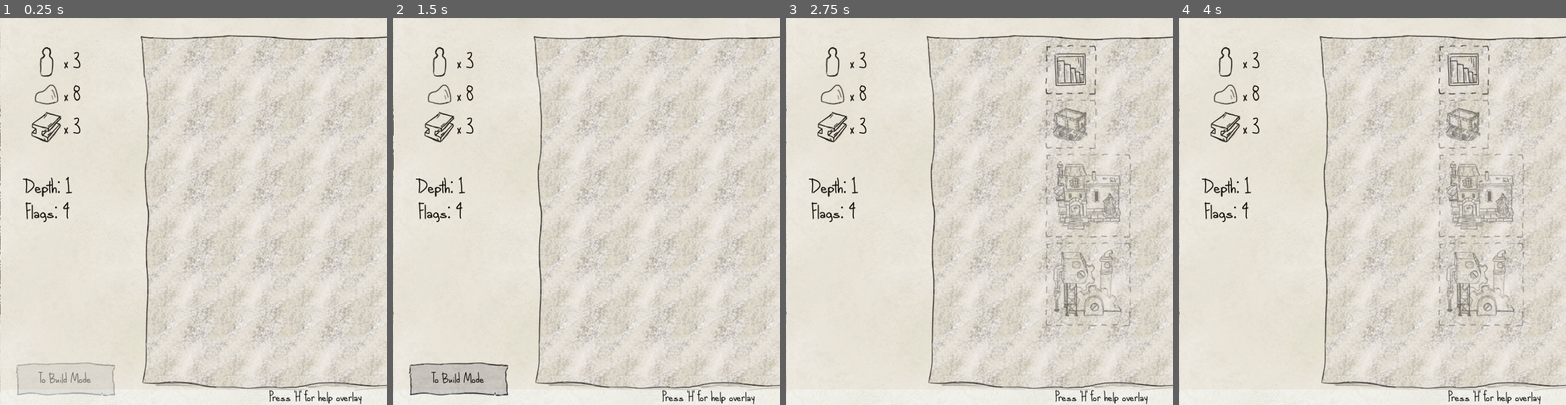
Above: before the commit, frames 1-4 (left to right).
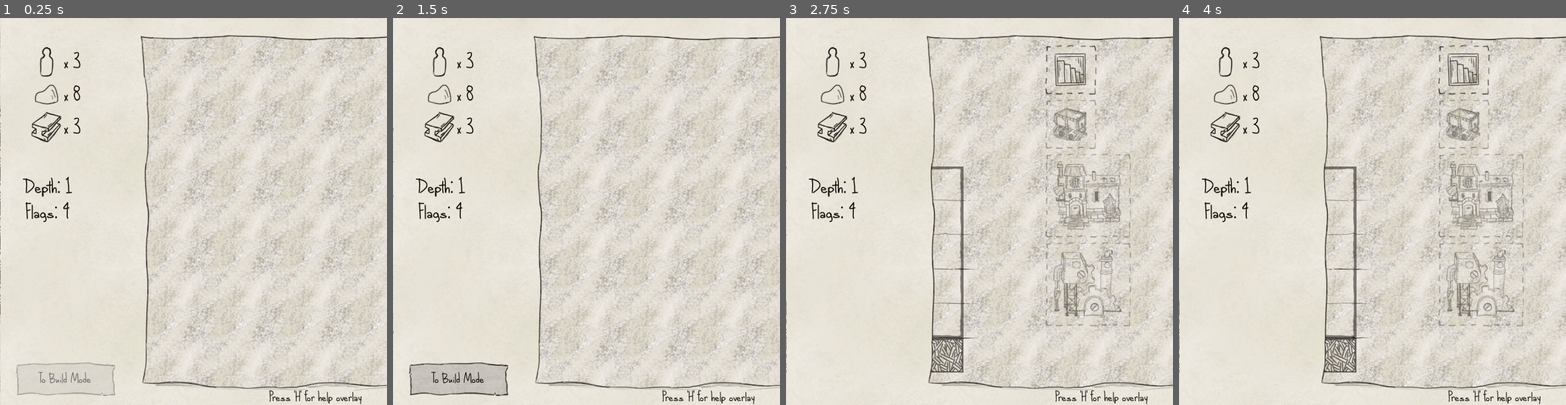
Above: after the commit, the same moments.

Repository: e-lain/MinesweeperDwarves
Game: Godot game, scene res://Main.tscn
Same seed, same stepped clock (60 frames per second), same inputs: the game is played once before the commit and once after it. This scene is started directly instead of the project's main scene.
Inputs (mouse positions are in pixels of both pictures, inside the frame that each line leads up to):
- Up to frame 1 (0.25 s): no input
- Up to frame 2 (1.5 s): tap H at 0.5, 1.25 s; move the mouse to (671, 192) at 0.52 s; press the mouse at (671, 192) at 0.53 s; release the mouse at (671, 192) at 1.25 s; drag from (509, 230) to (567, 288) at 1.27 s
- Up to frame 3 (2.75 s): click "To Build Mode" at 2 s
- Up to frame 4 (4 s): tap H at 2.75 s; move the mouse to (1465, 68) at 2.77 s; hold 2 (Test_2) 2.78-3.5 s; click (1465, 68) at 3.05 s; tap Enter at 3.5 s; drag from (1465, 122) to (1256, 153) at 3.52 s

The runs differ from the first frame. In frame 2, 7.3% of the frame differs, in the area x 0-100%, y 0-99%; in frame 3, 8.5%; in frame 4, 8.5%.

Commit message:
Add touch controls for mobile to main scene. Add click and drag + mouse scroll zoom to desktop

Diff:
--- a/Main.tscn
+++ b/Main.tscn
@@ -1,7 +1,8 @@
-[gd_scene load_steps=27 format=3 uid="uid://iqvlmmwy7d46"]
+[gd_scene load_steps=28 format=3 uid="uid://iqvlmmwy7d46"]
 
 [ext_resource type="Script" path="res://Main.gd" id="1_t2km6"]
 [ext_resource type="Theme" uid="uid://b6iv3a38m6uhb" path="res://UI.tres" id="2_b2qml"]
+[ext_resource type="Script" path="res://Scripts/CameraController.gd" id="2_sxoug"]
 [ext_resource type="PackedScene" uid="uid://dmmp1otl8dakg" path="res://Buildings/ToolbarBuilding.tscn" id="3_22qjw"]
 [ext_resource type="Texture2D" uid="uid://c5ocuxxxsbgne" path="res://Assets/UI/UIMapBackgroundAndBorder.png" id="3_c74ye"]
 [ext_resource type="Script" path="res://BuildMenu.gd" id="4_4yfy1"]
@@ -43,6 +44,7 @@
 
 [node name="Camera2D" type="Camera2D" parent="."]
 position = Vector2(690, 360)
+script = ExtResource("2_sxoug")
 
 [node name="CanvasLayer" type="CanvasLayer" parent="."]
 
@@ -423,6 +425,10 @@
 anchors_preset = 15
 anchor_right = 1.0
 anchor_bottom = 1.0
+offset_left = -1265.0
+offset_top = -1551.0
+offset_right = 1751.0
+offset_bottom = 1465.0
 grow_horizontal = 2
 grow_vertical = 2
 color = Color(0, 0, 0, 0.333333)
@@ -864,10 +870,10 @@
 Build mode will begin"
 
 [node name="ColorRect2" type="ColorRect" parent="CanvasLayer"]
-offset_left = 1.0
-offset_top = -42.0
-offset_right = 1343.0
-offset_bottom = 691.0
+offset_left = -1398.0
+offset_top = -1555.0
+offset_right = 2698.0
+offset_bottom = 2541.0
 mouse_filter = 2
 color = Color(0.639216, 0.380392, 0.109804, 0.0627451)
 
--- /dev/null
+++ b/Scripts/CameraController.gd
@@ -0,0 +1,66 @@
+extends Camera2D
+
+
+@export var min_zoom = 0.5
+@export var max_zoom = 2
+var zoom_sensitivity = 10
+var zoom_speed = 0.05
+var drag_speed = 1.0
+
+
+# TODO: Split Mobile and Desktop controls to different classes? prolly good
+# Mobile drag tracking
+var events = {}
+var last_drag_distance = 0
+
+# Desktop drag tracking
+var dragging := false
+
+func _unhandled_input(event):
+	if PlatformUtil.isMobile():
+		# Don't ask me how this shit works I'm a copypasta coder: https://kidscancode.org/godot_recipes/3.x/2d/touchscreen_camera/index.html
+		if event is InputEventScreenTouch:
+			if event.pressed:
+				events[event.index] = event
+			else:
+				events.erase(event.index)
+		if event is InputEventScreenDrag:
+			events[event.index] = event
+			if events.size() == 1:
+				drag_camera(event.relative)
+			elif events.size() == 2:
+				var drag_distance = events[0].position.distance_to(events[1].position)
+				var zoom_factor = abs(drag_distance - last_drag_distance)
+				if zoom_factor > zoom_sensitivity:
+					var new_zoom = (1 - zoom_speed) if drag_distance < last_drag_distance else (1 + zoom_speed)
+					zoom_camera(new_zoom)
+					last_drag_distance = drag_distance
+
+	else:
+		# Handle Drag
+		if event.is_action_pressed("left_click"):
+			dragging = true
+			get_viewport().set_input_as_handled()
+		elif event.is_action_released("left_click"):
+			dragging = false
+			get_viewport().set_input_as_handled()
+
+		if event is InputEventMouseMotion and dragging:
+			drag_camera(event.relative)
+
+		# Handle scroll zoom
+		if event is InputEventMouseButton and event.is_pressed():
+			var mouse_event = event as InputEventMouseButton
+			if mouse_event.button_index == MOUSE_BUTTON_WHEEL_UP:
+				zoom_camera(1.2)
+			elif mouse_event.button_index == MOUSE_BUTTON_WHEEL_DOWN:
+				zoom_camera(0.8)
+
+
+
+func drag_camera(relative: Vector2):
+	position -= relative.rotated(rotation) * (1.0/zoom.x) * drag_speed
+
+func zoom_camera(delta):
+	var new_zoom = clamp(zoom.x * delta, min_zoom, max_zoom)
+	zoom = Vector2.ONE * new_zoom
--- a/UI/TestScene.tscn
+++ b/UI/TestScene.tscn
@@ -2,7 +2,7 @@
 
 [ext_resource type="Texture2D" uid="uid://dnsxe5dsaswqg" path="res://Assets/walltiles/newrockbg.png" id="1_3ysvq"]
 [ext_resource type="PackedScene" uid="uid://c7renurwmj3uy" path="res://Prefabs/tile_map.tscn" id="2_716rk"]
-[ext_resource type="Script" path="res://CameraController.gd" id="3_ubm7c"]
+[ext_resource type="Script" path="res://Scripts/CameraController.gd" id="3_1h2lf"]
 [ext_resource type="Theme" uid="uid://b6iv3a38m6uhb" path="res://UI.tres" id="4_73m8v"]
 [ext_resource type="Script" path="res://UI/ResponsiveUI.gd" id="4_onpto"]
 [ext_resource type="Texture2D" uid="uid://ca5lct0ctr37m" path="res://Assets/UI/StoneIcon.png" id="5_x43sq"]
@@ -103,7 +103,7 @@
 
 [node name="Camera2D" type="Camera2D" parent="."]
 position = Vector2(640, 360)
-script = ExtResource("3_ubm7c")
+script = ExtResource("3_1h2lf")
 
 [node name="ResponsiveUI" type="CanvasLayer" parent="."]
 script = ExtResource("4_onpto")
--- a/project.godot
+++ b/project.godot
@@ -29,7 +29,7 @@
 window/stretch/mode="canvas_items"
 window/stretch/aspect="expand"
 window/stretch/scale=1.5
-window/handheld/orientation=1
+window/handheld/orientation=6
 
 [input]
 
